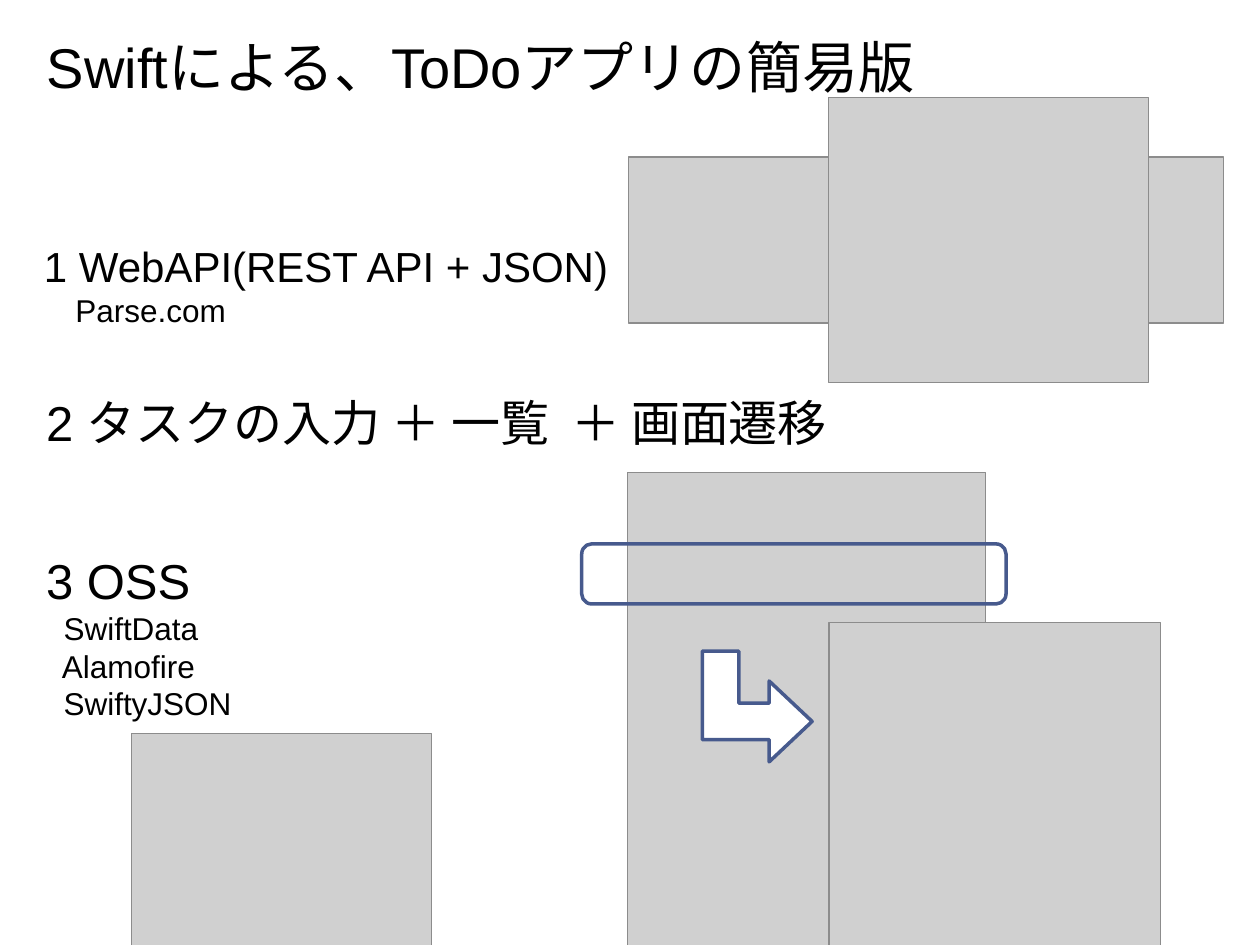
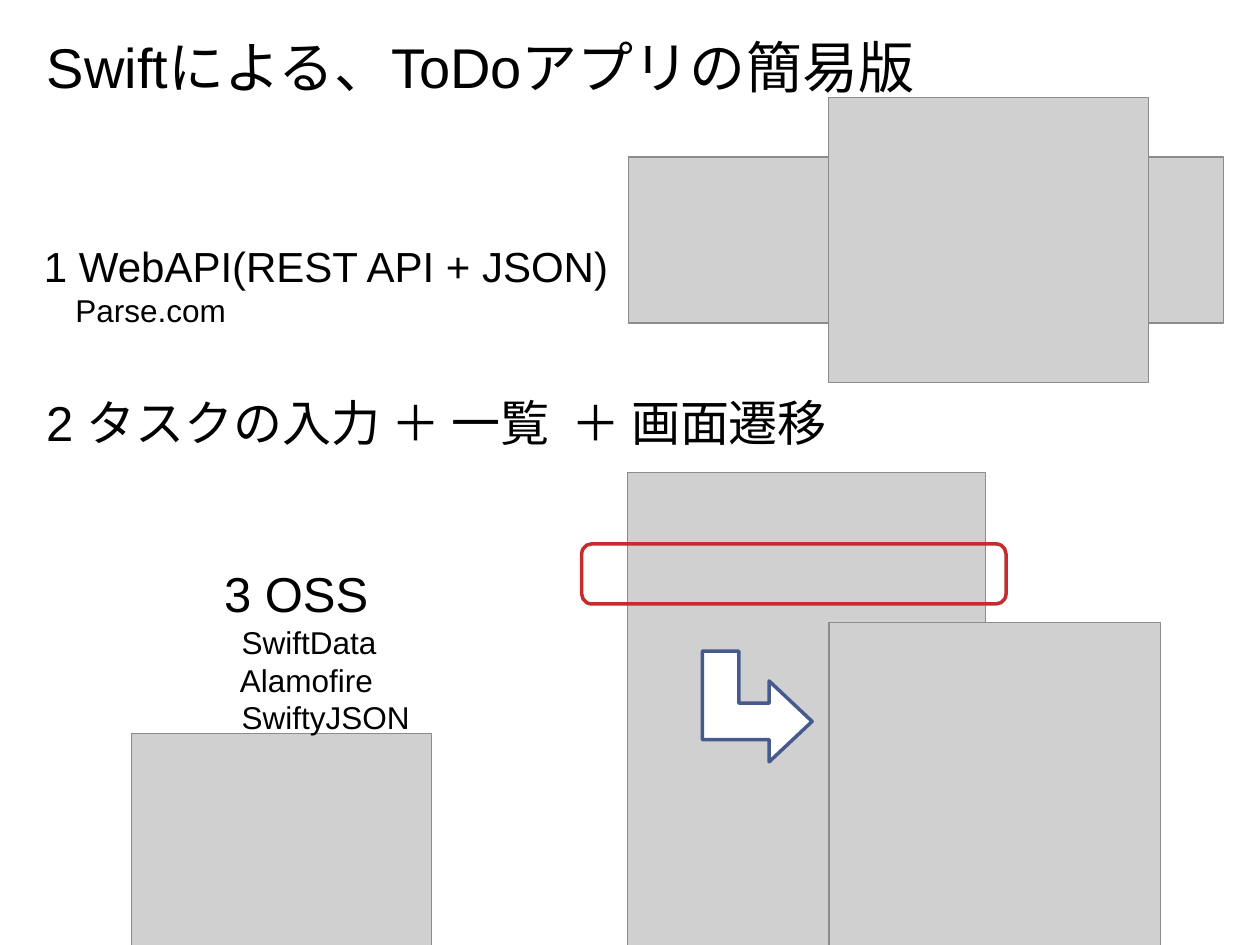
Before and after one commit to furuya02/ToDoApp, a slide deck: slide 2 of doc/ToDoApp.pptx. Drawn at 1260x945 pixels with LibreOffice and Linux fonts; fonts in the diff are those of the drawing; grey boxes stand for pictures. Boxes give left, top, right and bottom in pixels: in the first picture for what was removed or moved away, otherwise in the second. Text is boxed around its words. In the diff, an @@ line names an element or a change of style, - is before the commit and + after.

```diff
--- a/doc/ToDoApp.pptx
+++ b/doc/ToDoApp.pptx
@@ text "3 OSS": place and size @@
-text "3 OSS" at box(46, 564, 232, 721)
+text "3 OSS" at box(224, 577, 410, 735)
@@ rounded rectangle at box(582, 544, 1007, 605): outline #475A8D 2 pt to #C32D2E 2 pt @@
```
Also in this commit, not shown: 14 other slides changed, 3 slides added, 4 slides removed, 1 other file.
